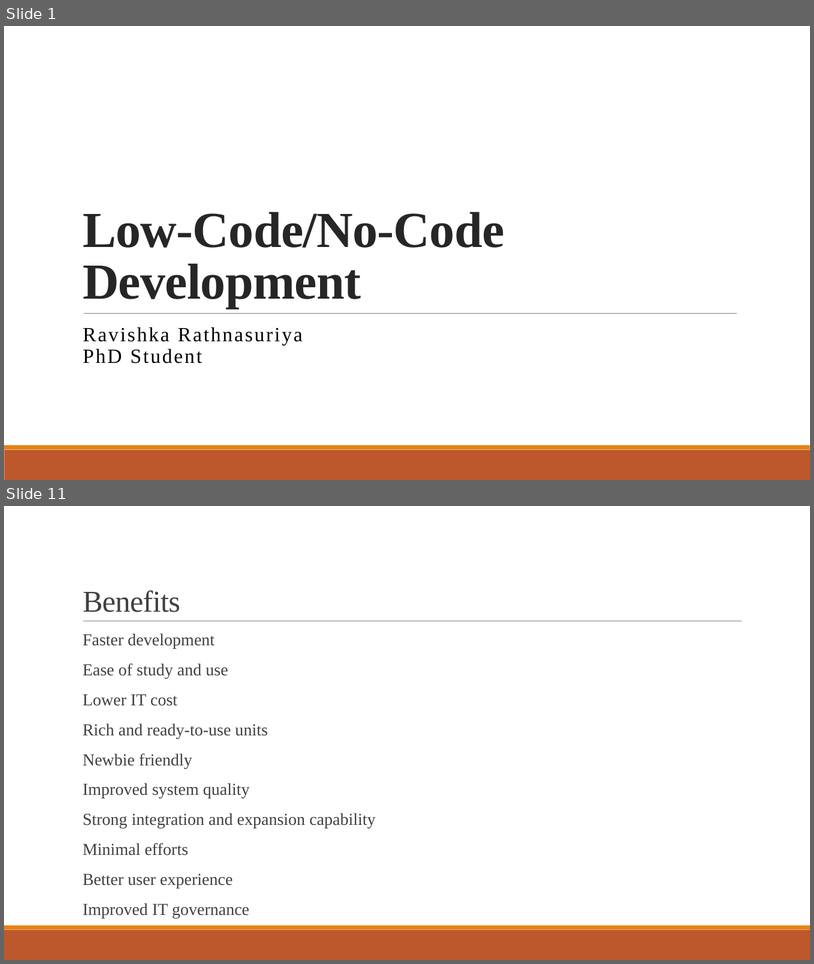
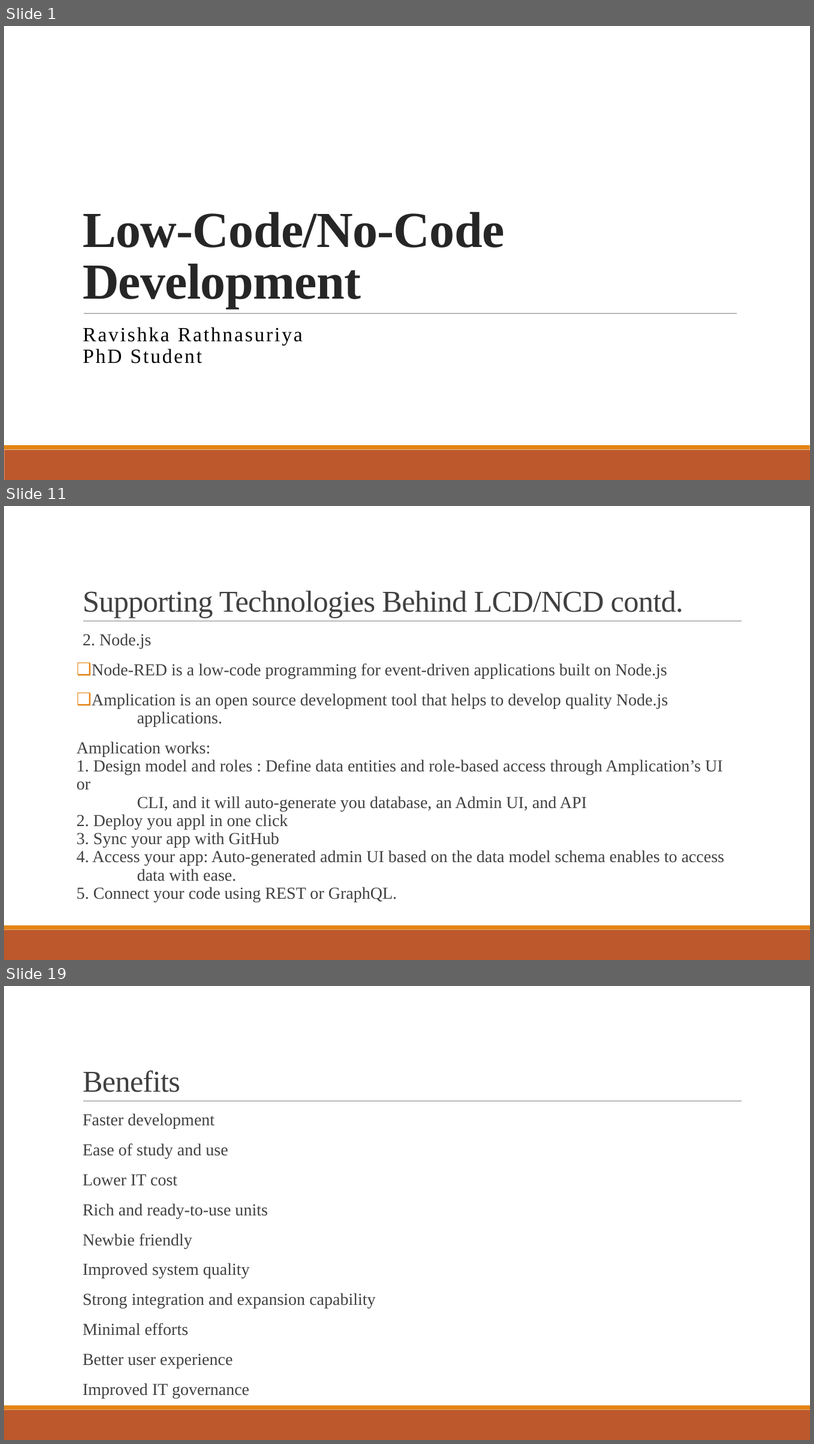
Before and after one commit to Ravishka123/Lectures_And_Talks, a slide deck: No-Code_Low-Code Development/No-Code_Low-Code Development.pptx. Shown one above the other, each under a label of ours: slides 1 and 11 before the commit, slides 1, 11 and 19 after it; the slides between them are not shown. The pictures are 814x964 and 814x1444 pixels, drawn with LibreOffice and Linux fonts; fonts in the diff are those of the drawing. Boxes give left, top, right and bottom in pixels: in the first picture for what was removed or moved away, otherwise in the second. Text is boxed around its words. In the diff, an @@ line names an element or a change of style, - is before the commit and + after.

```diff
--- a/No-Code_Low-Code Development/No-Code_Low-Code Development.pptx
+++ b/No-Code_Low-Code Development/No-Code_Low-Code Development.pptx
@@ slide 11 added at [4,506,810,960], background #FFFFFF; not listed: 3 template elements that a slide beside it also shows @@
@@ title added at [83,591,684,618], 36 pt, text #404040 @@
+Supporting Technologies Behind LCD/NCD contd.
@@ text added at [77,633,725,901], 20 pt, text #404040 @@
+  2. Node.js
+❑ Node-RED is a low-code programming for event-driven applications built on Node.js
+❑ Amplication is an open source development tool that helps to develop quality Node.js
+  applications.
+Amplication works:
+1. Design model and roles : Define data entities and role-based access through Amplication’s UI or
+CLI, and it will auto-generate you database, an Admin UI, and API
+2. Deploy you appl in one click
+3. Sync your app with GitHub
+4. Access your app: Auto-generated admin UI based on the data model schema enables to access
+data with ease.
+5. Connect your code using REST or GraphQL.
@@ what was slide 11 is now slide 19 @@
```
Also in this commit, not shown: 5 slides changed, 12 other slides added, 7 slides removed, 1 other file.
